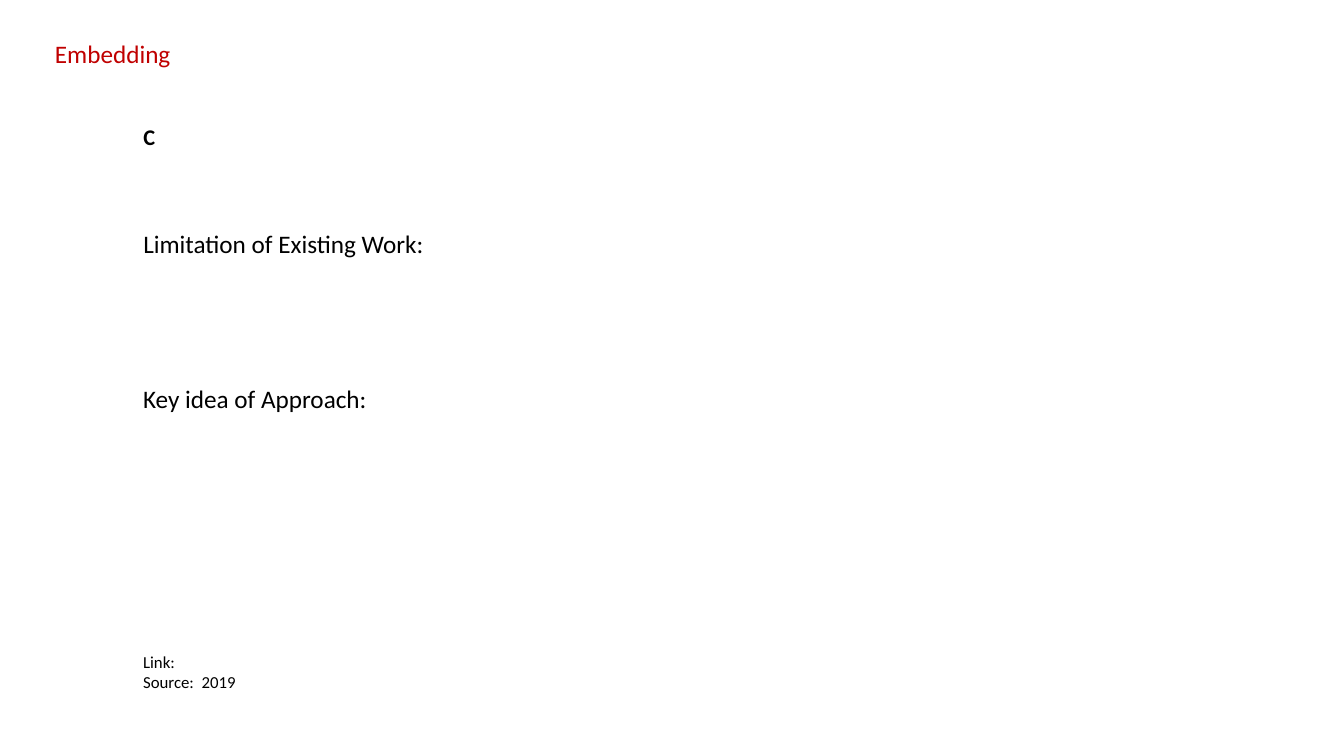
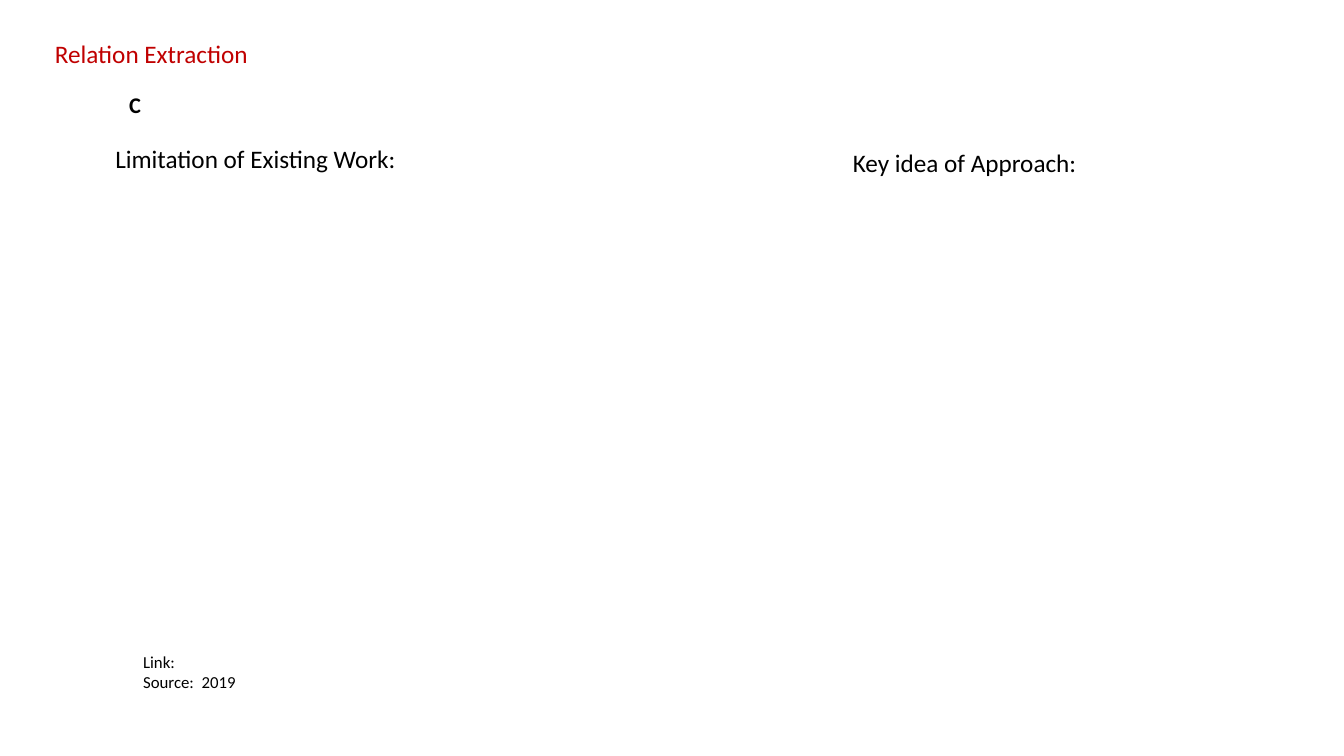
Before and after one commit to sylviawangfr/KGpaper, a slide deck: slide 28 of slides.pptx (slide 27 before the commit). Drawn at 1344x756 pixels with LibreOffice and Linux fonts; fonts in the diff are those of the drawing. Boxes give left, top, right and bottom in pixels: in the first picture for what was removed or moved away, otherwise in the second. Text is boxed around its words. In the diff, an @@ line names an element or a change of style, - is before the commit and + after.

```diff
--- a/slides.pptx
+++ b/slides.pptx
@@ text at <box>55,45,247,63</box>: text changed @@
-Embedding
+Relation Extraction
@@ title "C": place and size @@
-title "C" at <box>143,130,155,145</box>
+title "C" at <box>129,98,141,113</box>
@@ subtitle "Limitation of Existing Work:": place and size @@
-subtitle "Limitation of Existing Work:" at <box>143,235,424,258</box>
+subtitle "Limitation of Existing Work:" at <box>115,150,396,173</box>
@@ text "Key idea of Approach:": place and size @@
-text "Key idea of Approach:" at <box>143,390,366,412</box>
+text "Key idea of Approach:" at <box>853,154,1076,176</box>
```
Also in this commit, not shown: 7 other slides changed, 3 slides added, 1 slide removed, 2 other files.
